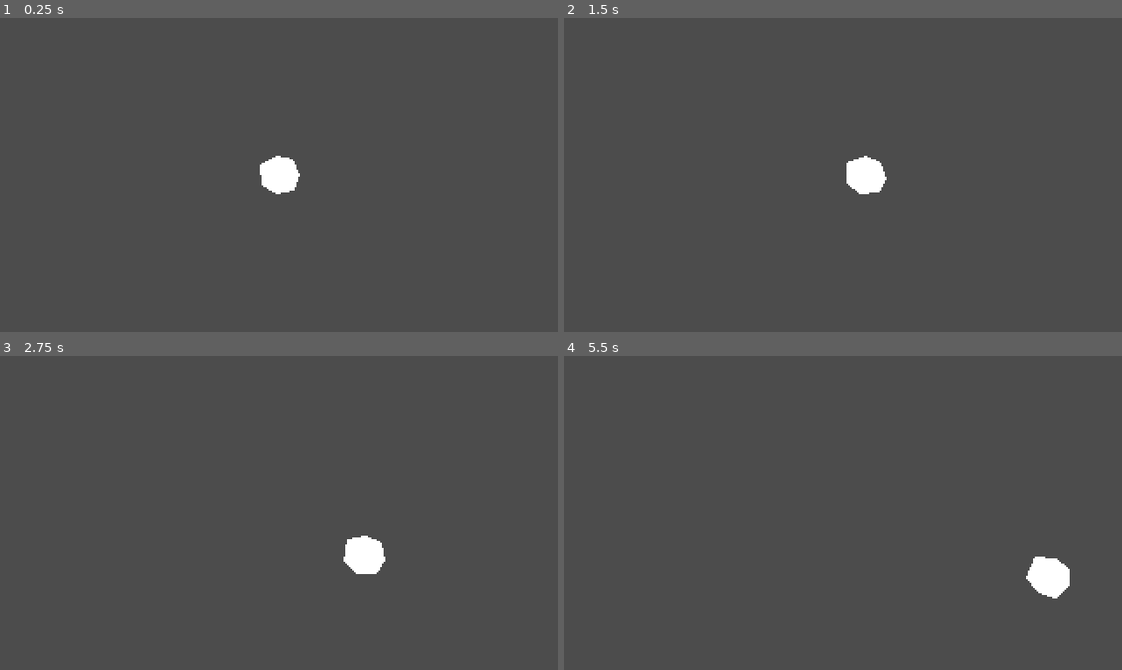
Above: before the commit, frames 1-4 (two rows, left to right).
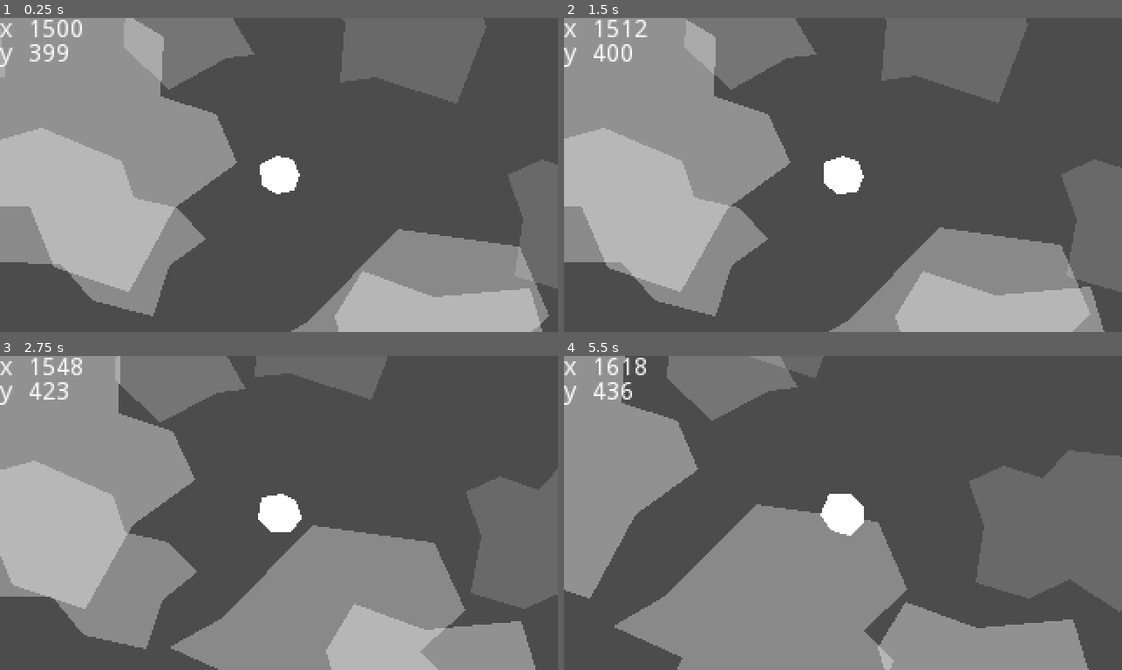
Above: after the commit, the same moments.

Repository: weresharks/krak-jam-2022
Game: Godot game, scene res://Main.tscn
The game is run twice, just before and just after one commit, with the same random seed, the same clock (stepped at 60 frames per second) and the same inputs.
Inputs:
- Up to frame 1 (0.25 s): no input
- Up to frame 2 (1.5 s): hold Right (tank_right) 0.53-1.28 s; hold Down (tank_down) from 1.28 s (still down)
- Up to frame 3 (2.75 s): release Down (tank_down) at 2.03 s; hold Right (tank_right) from 2.03 s (still down)
- Up to frame 4 (5.5 s): release Right (tank_right) at 2.78 s; hold Up (tank_up) 2.78-3.53 s; hold Left (tank_left) 3.53-5.03 s; hold Down (tank_down) from 5.03 s (still down)

The runs differ from the first frame. In frame 1, 50% of the frame differs, in the area x 0-100%, y 0-100%; in frame 2, 51%; in frame 3, 54%; in frame 4, 50%.

Commit message:
add parallax background and camera

Diff:
--- /dev/null
+++ b/game/Debug.tscn
@@ -0,0 +1,39 @@
+[gd_scene format=2]
+
+[node name="Debug" type="CanvasLayer"]
+
+[node name="pos_x" type="Label" parent="."]
+margin_left = 16.0
+margin_right = 56.0
+margin_bottom = 14.0
+text = "123"
+__meta__ = {
+"_edit_use_anchors_": false
+}
+
+[node name="label_x" type="Label" parent="."]
+margin_right = 40.0
+margin_bottom = 14.0
+text = "x"
+__meta__ = {
+"_edit_use_anchors_": false
+}
+
+[node name="pos_y" type="Label" parent="."]
+margin_left = 16.0
+margin_top = 14.0
+margin_right = 56.0
+margin_bottom = 28.0
+text = "123"
+__meta__ = {
+"_edit_use_anchors_": false
+}
+
+[node name="label_y" type="Label" parent="."]
+margin_top = 14.0
+margin_right = 40.0
+margin_bottom = 28.0
+text = "y"
+__meta__ = {
+"_edit_use_anchors_": false
+}
--- a/game/Main.gd
+++ b/game/Main.gd
@@ -9,9 +9,9 @@
 # Called when the node enters the scene tree for the first time.
 func _ready():
 	randomize()
-	$Tank.start(get_viewport().size)
+	$Tank.start(Vector2(3000, 800))
 
 
-# Called every frame. 'delta' is the elapsed time since the previous frame.
-#func _process(delta):
-#	pass
+func _process(delta):
+	$Debug/pos_x.text = str(int($Tank.position.x))
+	$Debug/pos_y.text = str(int($Tank.position.y))
--- a/game/Main.tscn
+++ b/game/Main.tscn
@@ -1,7 +1,9 @@
-[gd_scene load_steps=3 format=2]
+[gd_scene load_steps=5 format=2]
 
 [ext_resource path="res://Tank.tscn" type="PackedScene" id=1]
 [ext_resource path="res://Main.gd" type="Script" id=2]
+[ext_resource path="res://ParallaxBackground.tscn" type="PackedScene" id=3]
+[ext_resource path="res://Debug.tscn" type="PackedScene" id=4]
 
 [node name="Main" type="Node"]
 script = ExtResource( 2 )
@@ -12,3 +14,7 @@
 margin_deceleration_impulse = 1.0
 rotation_speed = 5.0
 scale_magnitude = 0.1
+
+[node name="ParallaxBackground" parent="." instance=ExtResource( 3 )]
+
+[node name="Debug" parent="." instance=ExtResource( 4 )]
--- /dev/null
+++ b/game/ParallaxBackground.tscn
@@ -0,0 +1,259 @@
+[gd_scene format=2]
+
+[node name="ParallaxBackground" type="ParallaxBackground"]
+
+[node name="ParallaxLayer" type="ParallaxLayer" parent="."]
+motion_mirroring = Vector2( 1000, 850 )
+
+[node name="Polygon2D" type="Polygon2D" parent="ParallaxLayer"]
+position = Vector2( 85, 93 )
+color = Color( 1, 1, 1, 0.164706 )
+polygon = PoolVector2Array( -19, -39, 7, -30, 41, -33, 49, -7, 36, 12, 54, 37, 34, 42, -3, 70, -39, 43, -41, 7, -23, -4, -29, -23 )
+
+[node name="Polygon2D2" type="Polygon2D" parent="ParallaxLayer"]
+position = Vector2( 97, 338 )
+rotation = 1.15101
+color = Color( 1, 1, 1, 0.0980392 )
+polygon = PoolVector2Array( -19, -39, 7, -30, 41, -33, 49, -7, 36, 12, 54, 37, 34, 42, -3, 70, -39, 43, -41, 7, -23, -4, -29, -23 )
+
+[node name="Polygon2D3" type="Polygon2D" parent="ParallaxLayer"]
+position = Vector2( 277, 297 )
+rotation = 2.58286
+scale = Vector2( 1.62388, 1.92257 )
+color = Color( 1, 1, 1, 0.231373 )
+polygon = PoolVector2Array( -19, -39, 7, -30, 41, -33, 49, -7, 36, 12, 54, 37, 34, 42, -3, 70, -39, 43, -41, 7, -23, -4, -29, -23 )
+
+[node name="Polygon2D4" type="Polygon2D" parent="ParallaxLayer"]
+position = Vector2( 117, 532 )
+rotation = 4.47015
+scale = Vector2( 0.811895, 0.764918 )
+color = Color( 1, 1, 1, 0.231373 )
+polygon = PoolVector2Array( -19, -39, 7, -30, 41, -33, 49, -7, 36, 12, 54, 37, 34, 42, -3, 70, -39, 43, -41, 7, -23, -4, -29, -23 )
+
+[node name="Polygon2D5" type="Polygon2D" parent="ParallaxLayer"]
+position = Vector2( 467, 623 )
+rotation = 5.96044
+scale = Vector2( 1.00386, 1.10806 )
+color = Color( 1, 1, 1, 0.231373 )
+polygon = PoolVector2Array( -19, -39, 7, -30, 41, -33, 49, -7, 36, 12, 54, 37, 34, 42, -3, 70, -39, 43, -41, 7, -23, -4, -29, -23 )
+
+[node name="Polygon2D6" type="Polygon2D" parent="ParallaxLayer"]
+position = Vector2( 563, 284 )
+rotation = 5.84227
+scale = Vector2( -0.960905, 1.20795 )
+color = Color( 1, 1, 1, 0.164706 )
+polygon = PoolVector2Array( -19, -39, 7, -30, 41, -33, 49, -7, 36, 12, 54, 37, 34, 42, -3, 70, -39, 43, -41, 7, -23, -4, -29, -23 )
+
+[node name="Polygon2D7" type="Polygon2D" parent="ParallaxLayer"]
+position = Vector2( 590, 512 )
+rotation = 2.80984
+scale = Vector2( 1.75561, 1.19895 )
+color = Color( 1, 1, 1, 0.341176 )
+polygon = PoolVector2Array( -19, -39, 7, -30, 41, -33, 49, -7, 36, 12, 54, 37, 34, 42, -3, 70, -39, 43, -41, 7, -23, -4, -29, -23 )
+
+[node name="Polygon2D8" type="Polygon2D" parent="ParallaxLayer"]
+position = Vector2( 747, 153 )
+rotation = 4.23893
+scale = Vector2( 2.01155, 1.44193 )
+color = Color( 1, 1, 1, 0.152941 )
+polygon = PoolVector2Array( -19, -39, 7, -30, 41, -33, 49, -7, 36, 12, 54, 37, 34, 42, -3, 70, -39, 43, -41, 7, -23, -4, -29, -23 )
+
+[node name="Polygon2D9" type="Polygon2D" parent="ParallaxLayer"]
+position = Vector2( 207, 782 )
+rotation = 3.24007
+scale = Vector2( 1.6021, 1.64968 )
+color = Color( 1, 1, 1, 0.384314 )
+polygon = PoolVector2Array( -19, -39, 7, -30, 41, -33, 49, -7, 36, 12, 54, 37, 34, 42, -3, 70, -39, 43, -41, 7, -23, -4, -29, -23 )
+
+[node name="Polygon2D10" type="Polygon2D" parent="ParallaxLayer"]
+position = Vector2( 889, 774 )
+rotation = 3.84812
+scale = Vector2( 1.67272, 1.92661 )
+color = Color( 1, 1, 1, 0.34902 )
+polygon = PoolVector2Array( -19, -39, 7, -30, 41, -33, 49, -7, 36, 12, 54, 37, 34, 42, -3, 70, -39, 43, -41, 7, -23, -4, -29, -23 )
+
+[node name="Polygon2D11" type="Polygon2D" parent="ParallaxLayer"]
+position = Vector2( 862, 466 )
+rotation = 6.07019
+scale = Vector2( 1.10142, 1.15789 )
+color = Color( 1, 1, 1, 0.101961 )
+polygon = PoolVector2Array( -19, -39, 7, -30, 41, -33, 49, -7, 36, 12, 54, 37, 34, 42, -3, 70, -39, 43, -41, 7, -23, -4, -29, -23 )
+
+[node name="Polygon2D12" type="Polygon2D" parent="ParallaxLayer"]
+position = Vector2( 946, 286 )
+rotation = 2.57867
+scale = Vector2( 1.77541, 1.77677 )
+color = Color( 1, 1, 1, 0.172549 )
+polygon = PoolVector2Array( -19, -39, 7, -30, 41, -33, 49, -7, 36, 12, 54, 37, 34, 42, -3, 70, -39, 43, -41, 7, -23, -4, -29, -23 )
+
+[node name="ParallaxLayer2" type="ParallaxLayer" parent="."]
+motion_scale = Vector2( 0.5, 0.5 )
+motion_mirroring = Vector2( 1000, 750 )
+
+[node name="Polygon2D" type="Polygon2D" parent="ParallaxLayer2"]
+position = Vector2( 868, 757 )
+rotation = -1.06796
+color = Color( 1, 1, 1, 0.164706 )
+polygon = PoolVector2Array( -19, -39, 7, -30, 41, -33, 49, -7, 36, 12, 54, 37, 34, 42, -3, 70, -39, 43, -41, 7, -23, -4, -29, -23 )
+
+[node name="Polygon2D2" type="Polygon2D" parent="ParallaxLayer2"]
+position = Vector2( 234, 417 )
+rotation = 1.38085
+color = Color( 1, 1, 1, 0.0980392 )
+polygon = PoolVector2Array( -19, -39, 7, -30, 41, -33, 49, -7, 36, 12, 54, 37, 34, 42, -3, 70, -39, 43, -41, 7, -23, -4, -29, -23 )
+
+[node name="Polygon2D3" type="Polygon2D" parent="ParallaxLayer2"]
+position = Vector2( 623, 670 )
+rotation = 1.5149
+scale = Vector2( 1.62388, 1.92257 )
+color = Color( 1, 1, 1, 0.231373 )
+polygon = PoolVector2Array( -19, -39, 7, -30, 41, -33, 49, -7, 36, 12, 54, 37, 34, 42, -3, 70, -39, 43, -41, 7, -23, -4, -29, -23 )
+
+[node name="Polygon2D4" type="Polygon2D" parent="ParallaxLayer2"]
+position = Vector2( 96, 638 )
+rotation = 2.2924
+scale = Vector2( 0.811895, 0.764918 )
+color = Color( 1, 1, 1, 0.231373 )
+polygon = PoolVector2Array( -19, -39, 7, -30, 41, -33, 49, -7, 36, 12, 54, 37, 34, 42, -3, 70, -39, 43, -41, 7, -23, -4, -29, -23 )
+
+[node name="Polygon2D5" type="Polygon2D" parent="ParallaxLayer2"]
+position = Vector2( 349, 112 )
+rotation = 4.89248
+scale = Vector2( 1.00386, 1.10806 )
+color = Color( 1, 1, 1, 0.231373 )
+polygon = PoolVector2Array( -19, -39, 7, -30, 41, -33, 49, -7, 36, 12, 54, 37, 34, 42, -3, 70, -39, 43, -41, 7, -23, -4, -29, -23 )
+
+[node name="Polygon2D6" type="Polygon2D" parent="ParallaxLayer2"]
+position = Vector2( 927, 221 )
+rotation = 4.77431
+scale = Vector2( -0.960905, 1.20795 )
+color = Color( 1, 1, 1, 0.164706 )
+polygon = PoolVector2Array( -19, -39, 7, -30, 41, -33, 49, -7, 36, 12, 54, 37, 34, 42, -3, 70, -39, 43, -41, 7, -23, -4, -29, -23 )
+
+[node name="Polygon2D7" type="Polygon2D" parent="ParallaxLayer2"]
+position = Vector2( 820, 425 )
+rotation = 1.74187
+scale = Vector2( 1.75561, 1.19895 )
+color = Color( 1, 1, 1, 0.341176 )
+polygon = PoolVector2Array( -19, -39, 7, -30, 41, -33, 49, -7, 36, 12, 54, 37, 34, 42, -3, 70, -39, 43, -41, 7, -23, -4, -29, -23 )
+
+[node name="Polygon2D8" type="Polygon2D" parent="ParallaxLayer2"]
+position = Vector2( 328, 713 )
+rotation = 4.04083
+scale = Vector2( 2.01155, 1.44193 )
+color = Color( 1, 1, 1, 0.152941 )
+polygon = PoolVector2Array( -19, -39, 7, -30, 41, -33, 49, -7, 36, 12, 54, 37, 34, 42, -3, 70, -39, 43, -41, 7, -23, -4, -29, -23 )
+
+[node name="Polygon2D9" type="Polygon2D" parent="ParallaxLayer2"]
+position = Vector2( 656, 182 )
+rotation = 2.1721
+scale = Vector2( 1.6021, 1.64968 )
+color = Color( 1, 1, 1, 0.384314 )
+polygon = PoolVector2Array( -19, -39, 7, -30, 41, -33, 49, -7, 36, 12, 54, 37, 34, 42, -3, 70, -39, 43, -41, 7, -23, -4, -29, -23 )
+
+[node name="Polygon2D10" type="Polygon2D" parent="ParallaxLayer2"]
+position = Vector2( 142, 151 )
+rotation = 4.1853
+scale = Vector2( 1.67272, 1.92661 )
+color = Color( 1, 1, 1, 0.34902 )
+polygon = PoolVector2Array( -19, -39, 7, -30, 41, -33, 49, -7, 36, 12, 54, 37, 34, 42, -3, 70, -39, 43, -41, 7, -23, -4, -29, -23 )
+
+[node name="Polygon2D11" type="Polygon2D" parent="ParallaxLayer2"]
+position = Vector2( 889, 605 )
+rotation = 5.00222
+scale = Vector2( 1.10142, 1.15789 )
+color = Color( 1, 1, 1, 0.101961 )
+polygon = PoolVector2Array( -19, -39, 7, -30, 41, -33, 49, -7, 36, 12, 54, 37, 34, 42, -3, 70, -39, 43, -41, 7, -23, -4, -29, -23 )
+
+[node name="Polygon2D12" type="Polygon2D" parent="ParallaxLayer2"]
+position = Vector2( 448, 406 )
+rotation = 1.5107
+scale = Vector2( 1.77541, 1.77677 )
+color = Color( 1, 1, 1, 0.172549 )
+polygon = PoolVector2Array( -19, -39, 7, -30, 41, -33, 49, -7, 36, 12, 54, 37, 34, 42, -3, 70, -39, 43, -41, 7, -23, -4, -29, -23 )
+
+[node name="ParallaxLayer3" type="ParallaxLayer" parent="."]
+motion_scale = Vector2( 0.1, 0.1 )
+motion_mirroring = Vector2( 900, 700 )
+
+[node name="Polygon2D" type="Polygon2D" parent="ParallaxLayer3"]
+position = Vector2( 85, 394 )
+rotation = 3.04249
+color = Color( 1, 1, 1, 0.164706 )
+polygon = PoolVector2Array( -19, -39, 7, -30, 41, -33, 49, -7, 36, 12, 54, 37, 34, 42, -3, 70, -39, 43, -41, 7, -23, -4, -29, -23 )
+
+[node name="Polygon2D2" type="Polygon2D" parent="ParallaxLayer3"]
+position = Vector2( 234, 417 )
+rotation = 5.4913
+color = Color( 1, 1, 1, 0.0980392 )
+polygon = PoolVector2Array( -19, -39, 7, -30, 41, -33, 49, -7, 36, 12, 54, 37, 34, 42, -3, 70, -39, 43, -41, 7, -23, -4, -29, -23 )
+
+[node name="Polygon2D3" type="Polygon2D" parent="ParallaxLayer3"]
+position = Vector2( 621, 676 )
+rotation = 5.62535
+scale = Vector2( 1.32028, 1.3633 )
+color = Color( 1, 1, 1, 0.231373 )
+polygon = PoolVector2Array( -19, -39, 7, -30, 41, -33, 49, -7, 36, 12, 54, 37, 34, 42, -3, 70, -39, 43, -41, 7, -23, -4, -29, -23 )
+
+[node name="Polygon2D4" type="Polygon2D" parent="ParallaxLayer3"]
+position = Vector2( 96, 638 )
+rotation = 6.40286
+scale = Vector2( 0.811895, 0.764918 )
+color = Color( 1, 1, 1, 0.231373 )
+polygon = PoolVector2Array( -19, -39, 7, -30, 41, -33, 49, -7, 36, 12, 54, 37, 34, 42, -3, 70, -39, 43, -41, 7, -23, -4, -29, -23 )
+
+[node name="Polygon2D5" type="Polygon2D" parent="ParallaxLayer3"]
+position = Vector2( 607, 225 )
+rotation = 9.00293
+scale = Vector2( 1.00386, 1.10806 )
+color = Color( 1, 1, 1, 0.231373 )
+polygon = PoolVector2Array( -19, -39, 7, -30, 41, -33, 49, -7, 36, 12, 54, 37, 34, 42, -3, 70, -39, 43, -41, 7, -23, -4, -29, -23 )
+
+[node name="Polygon2D6" type="Polygon2D" parent="ParallaxLayer3"]
+position = Vector2( 927, 221 )
+rotation = 8.88476
+scale = Vector2( -0.960905, 1.20795 )
+color = Color( 1, 1, 1, 0.164706 )
+polygon = PoolVector2Array( -19, -39, 7, -30, 41, -33, 49, -7, 36, 12, 54, 37, 34, 42, -3, 70, -39, 43, -41, 7, -23, -4, -29, -23 )
+
+[node name="Polygon2D7" type="Polygon2D" parent="ParallaxLayer3"]
+position = Vector2( 820, 425 )
+rotation = 5.85233
+scale = Vector2( 1.75561, 1.19895 )
+color = Color( 1, 1, 1, 0.341176 )
+polygon = PoolVector2Array( -19, -39, 7, -30, 41, -33, 49, -7, 36, 12, 54, 37, 34, 42, -3, 70, -39, 43, -41, 7, -23, -4, -29, -23 )
+
+[node name="Polygon2D8" type="Polygon2D" parent="ParallaxLayer3"]
+position = Vector2( 441, 697 )
+rotation = 8.15128
+scale = Vector2( 2.01155, 1.44193 )
+color = Color( 1, 1, 1, 0.152941 )
+polygon = PoolVector2Array( -19, -39, 7, -30, 41, -33, 49, -7, 36, 12, 54, 37, 34, 42, -3, 70, -39, 43, -41, 7, -23, -4, -29, -23 )
+
+[node name="Polygon2D9" type="Polygon2D" parent="ParallaxLayer3"]
+position = Vector2( 228, 159 )
+rotation = 6.28255
+scale = Vector2( 1.6021, 1.64968 )
+color = Color( 1, 1, 1, 0.384314 )
+polygon = PoolVector2Array( -19, -39, 7, -30, 41, -33, 49, -7, 36, 12, 54, 37, 34, 42, -3, 70, -39, 43, -41, 7, -23, -4, -29, -23 )
+
+[node name="Polygon2D10" type="Polygon2D" parent="ParallaxLayer3"]
+position = Vector2( 953, 769 )
+rotation = 8.29576
+scale = Vector2( 0.877847, 1.36817 )
+color = Color( 1, 1, 1, 0.34902 )
+polygon = PoolVector2Array( -19, -39, 7, -30, 41, -33, 49, -7, 36, 12, 54, 37, 34, 42, -3, 70, -39, 43, -41, 7, -23, -4, -29, -23 )
+
+[node name="Polygon2D11" type="Polygon2D" parent="ParallaxLayer3"]
+position = Vector2( 889, 605 )
+rotation = 9.11268
+scale = Vector2( 1.10142, 1.15789 )
+color = Color( 1, 1, 1, 0.101961 )
+polygon = PoolVector2Array( -19, -39, 7, -30, 41, -33, 49, -7, 36, 12, 54, 37, 34, 42, -3, 70, -39, 43, -41, 7, -23, -4, -29, -23 )
+
+[node name="Polygon2D12" type="Polygon2D" parent="ParallaxLayer3"]
+position = Vector2( 425, 403 )
+rotation = 5.62116
+scale = Vector2( 1.77541, 1.77677 )
+color = Color( 1, 1, 1, 0.172549 )
+polygon = PoolVector2Array( -19, -39, 7, -30, 41, -33, 49, -7, 36, 12, 54, 37, 34, 42, -3, 70, -39, 43, -41, 7, -23, -4, -29, -23 )
--- a/game/Tank.tscn
+++ b/game/Tank.tscn
@@ -14,3 +14,6 @@
 
 [node name="CollisionShape2D" type="CollisionShape2D" parent="."]
 shape = SubResource( 1 )
+
+[node name="Camera" type="Camera2D" parent="."]
+current = true
